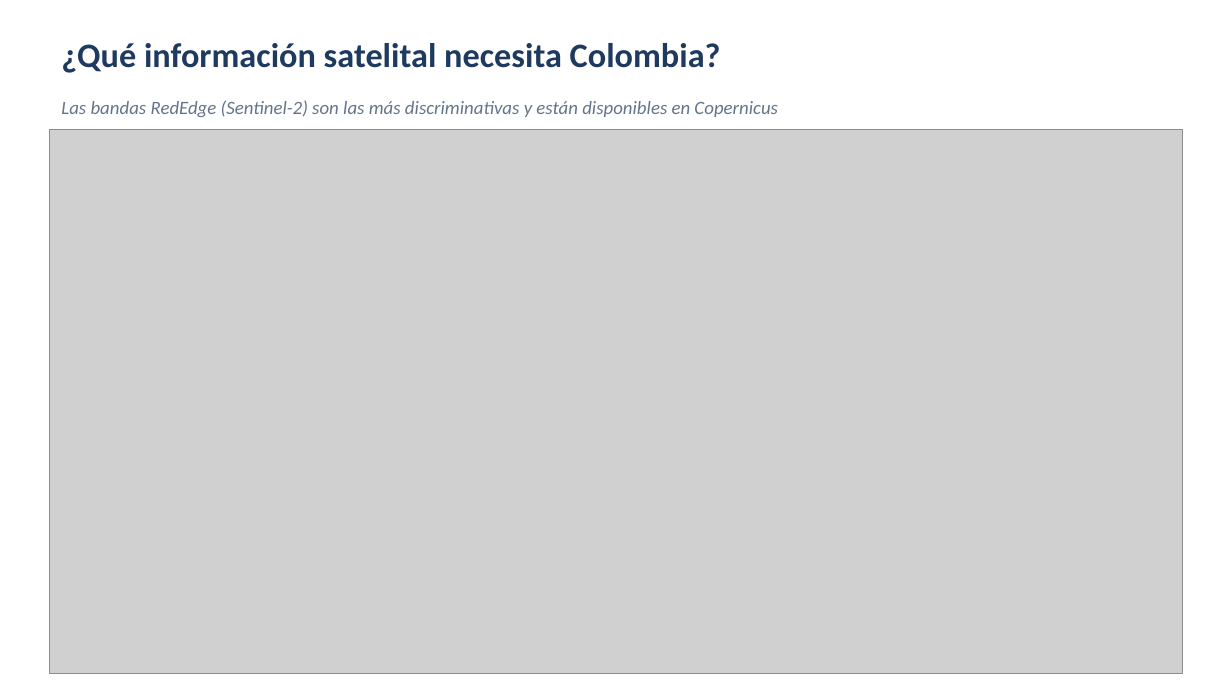
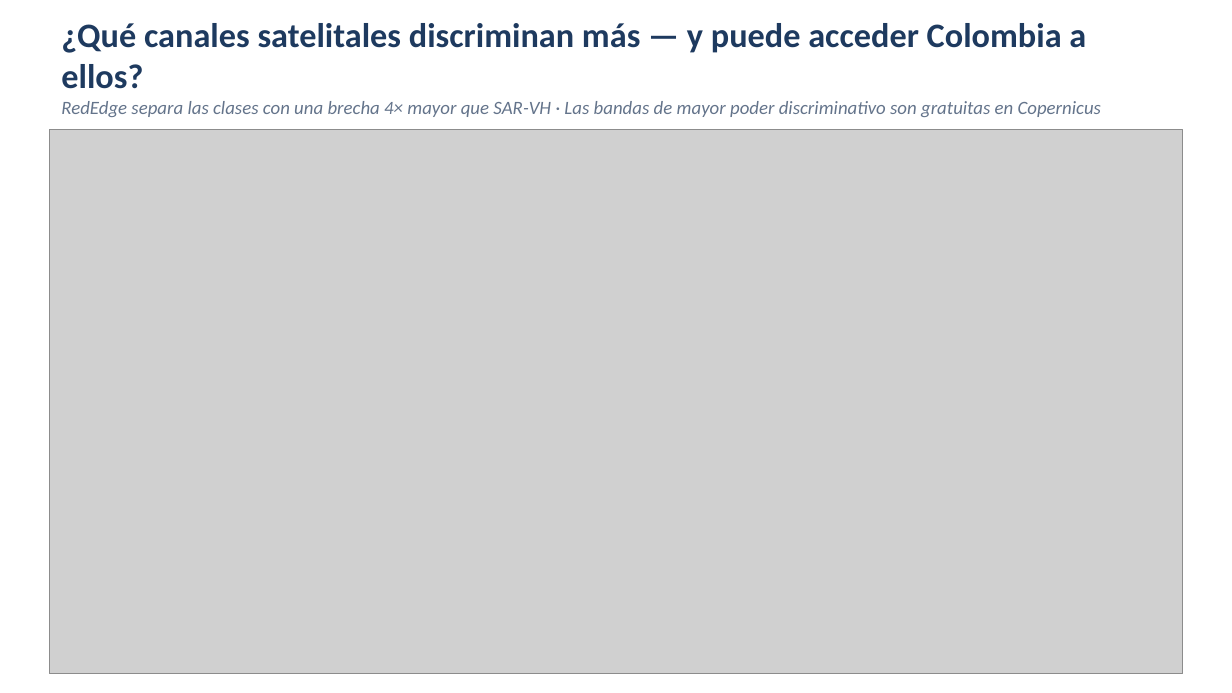
Before and after one commit to apmontesp/Landslides_-Applied-ML-Course, a slide deck: slide 8 of visualizacion_datos/entregables/deslizamientos_ml.pptx. Drawn at 1232x693 pixels with LibreOffice and Linux fonts; fonts in the diff are those of the drawing; grey boxes stand for pictures. Boxes give left, top, right and bottom in pixels: in the first picture for what was removed or moved away, otherwise in the second. Text is boxed around its words. In the diff, an @@ line names an element or a change of style, - is before the commit and + after.

```diff
--- a/visualizacion_datos/entregables/deslizamientos_ml.pptx
+++ b/visualizacion_datos/entregables/deslizamientos_ml.pptx
@@ text at (x1=61, y1=23, x2=1086, y2=89): text changed @@
-¿Qué información satelital necesita Colombia?
+¿Qué canales satelitales discriminan más — y puede acceder Colombia a ellos?
@@ text at (x1=61, y1=101, x2=1101, y2=117): text changed @@
-Las bandas RedEdge (Sentinel-2) son las más discriminativas y están disponibles en Copernicus
+RedEdge separa las clases con una brecha 4× mayor que SAR-VH · Las bandas de mayor poder discriminativo son gratuitas en Copernicus
```
Also in this commit, not shown: 10 other files.
